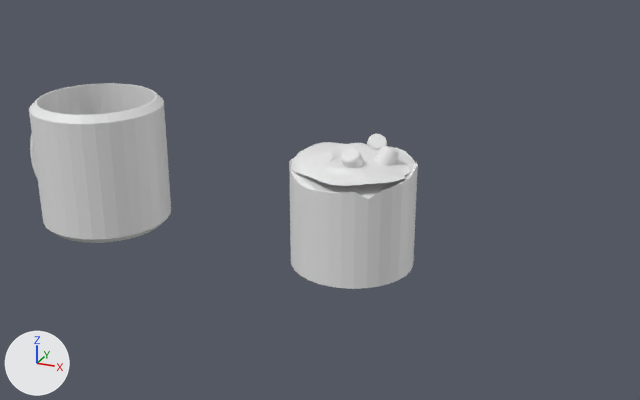
What one commit did to the Blender file keychain_02FafaKumah_v01.blend.
Both versions are drawn from a 50 mm camera at (11.84, -15.44, 8.03) aimed at (5.27, 0.06, 1.24). Arrows for +X, +Y and +Z are at lower left; the lights stay in place. The older version comes first.
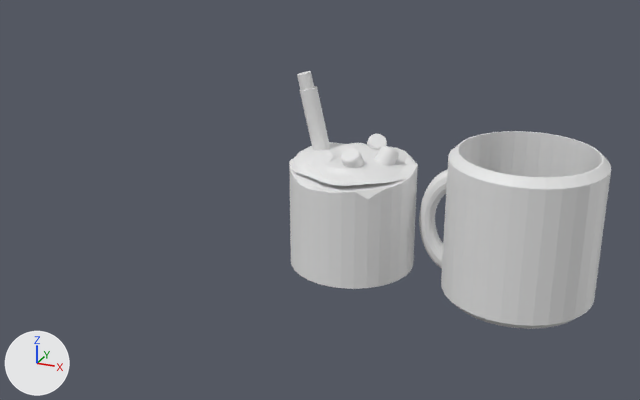
The change in detail:
me_cylinder_005 is used by ob_cylinder_003; location (6.27, 0.61, 2.36); rotation (0.0194, -0.674, -4.158), in degrees (1.1, -39, -238); scale (0.199, 0.199, 0.199).
me_cylinder_005 had 1442 vertices, 1321 faces and spanned x -13.7..2.6, y -3.8..9.0, z -11.9..4.0.
me_cylinder_005 now has 1576 vertices, 1418 faces and spans x -13.7..2.6, y -3.8..9.0, z -11.9..4.0.
Part 1, on me_cylinder_005:
4 vertices are removed from x -0.6..0.2, y 5.0..6.3, z -0.3..0.5.
12 faces are deleted.
138 vertices are added at x -6.4..0.6, y 3.0..6.5, z -6.2..0.6.
109 new faces join them.
Mesh me_cylinder_009 is new.
It is a 32-sided cylinder along z spanning x -1.0..1.0, y -1.0..1.0, z -1.0..1.0.
Object 'Torus' (ob_torus) moves from (-1.21, 0.0, 1.27) to (8.17, 0.0, 1.27).
Object 'Cylinder.002' (ob_cylinder_002) is new; it shows me_cylinder_009.
Its location is (5.22, 0.0, 2.75).
Its rotation in degrees is (0, -13, 0).
Its scale is (0.138, 0.138, 1.14).
Object 'Cylinder.001' (ob_cylinder_001) is new; it shows a copy of me_cylinder_009.
Its location is (5.38, 0.0, 2.17).
Its rotation in degrees is (0, -13, 0).
Its scale is (0.174, 0.174, 1.43).

Where the change shows, as pixel boxes (x1, y1, x2, y2) in the pictures (640 x 400 px):
'Torus', moved: before (29, 83, 171, 243); after (419, 131, 611, 329)
'Cylinder.001', added: after (299, 86, 330, 150)
'Cylinder.002', added: after (297, 71, 314, 91)
part 1 of me_cylinder_005, built on: (289, 145, 418, 199) in both
